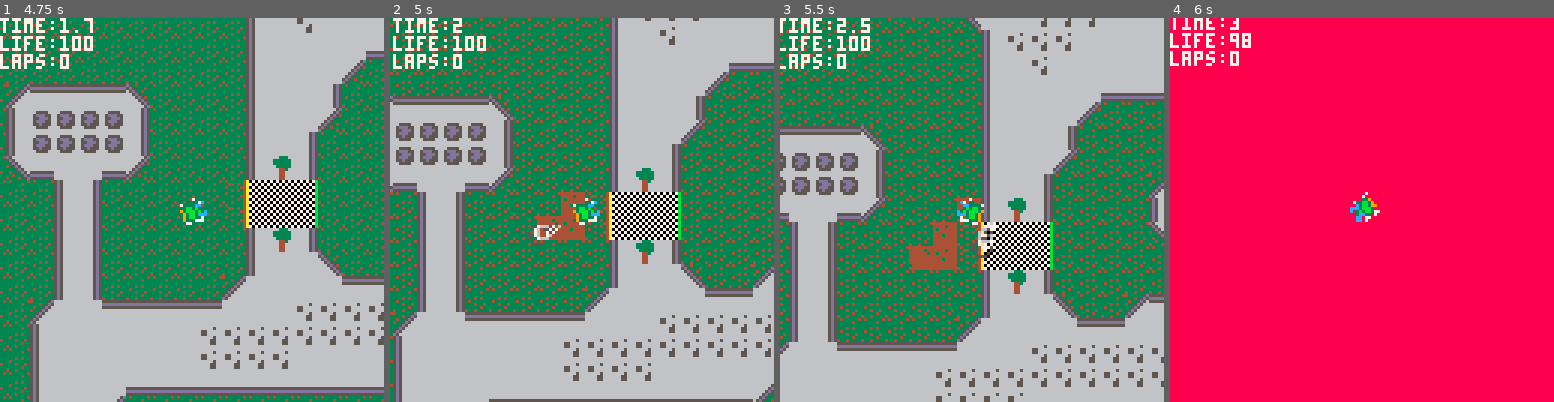
Above: before the commit, frames 1-4 (left to right).
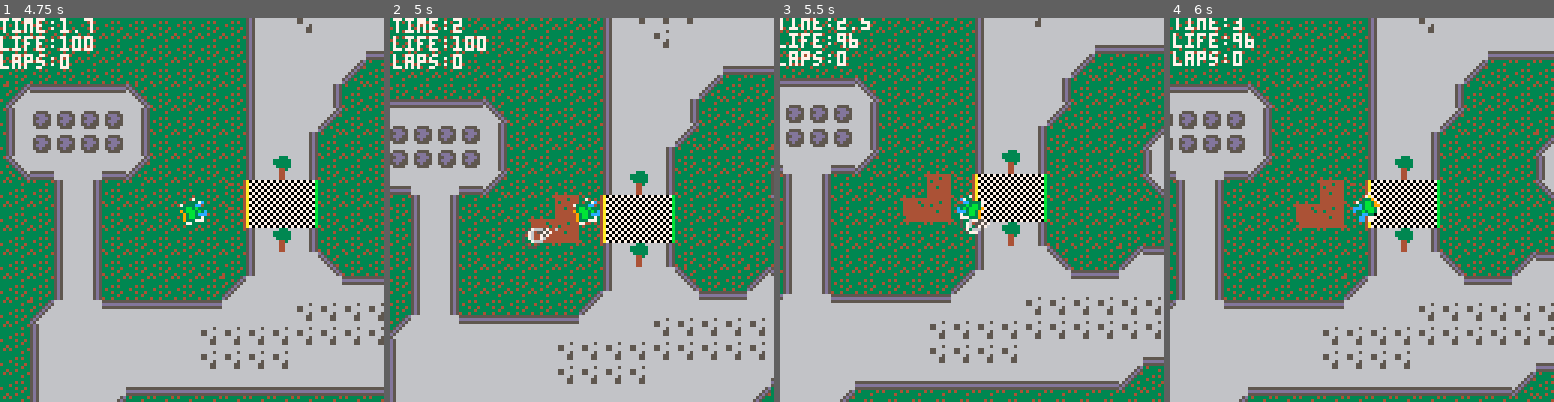
Above: after the commit, the same moments.

Repository: michaelchadwick/game-off-2016
Game: PICO-8 cartridge axeracer.p8
The game is run twice, just before and just after one commit, with the same random seed, the same clock (stepped at 60 frames per second) and the same inputs.
Inputs:
- Up to frame 1 (4.75 s): tap X (X key) at 0.33, 1.07, 1.85, 2.97, 4.08 s; tap O (Z key) at 0.7, 1.7, 2.1, 2.5, 2.9, 3.3, 3.7, 4.1, 4.5 s; hold Right 1.6-2.1 s; hold Up 2.15-2.42 s; hold Right 2.47-3.03 s; hold Left 3.08-3.58 s; hold Down 3.63-3.97 s; hold Right 4.02-4.68 s; hold Up from 4.73 s (still down)
- Up to frame 2 (5 s): keep holding Up; tap O (Z key) at 4.9 s
- Up to frame 3 (5.5 s): release Up at 5.03 s; hold Left from 5.08 s (still down); tap X (X key) at 5.2 s; tap O (Z key) at 5.3 s
- Up to frame 4 (6 s): release Left at 5.68 s; tap O (Z key) at 5.7 s; hold Down from 5.73 s (still down)

Frame 1 is identical in both runs. In frame 2, 27% of the frame differs, in the area x 0-100%, y 0-100%; in frame 3, 51%; in frame 4, 100%.

Commit message:
z is now turbo

Diff:
--- a/axeracer.p8
+++ b/axeracer.p8
@@ -117,6 +117,10 @@
    self.spd_max,
    self.spd+self.acc_step
   )
+  --turbo!
+  if btn(btn_z) then
+   self.spd+=1
+  end
  ----go backward
  elseif btn(btn_d) then
   self.spd=max(-1,self.spd-0.4)
